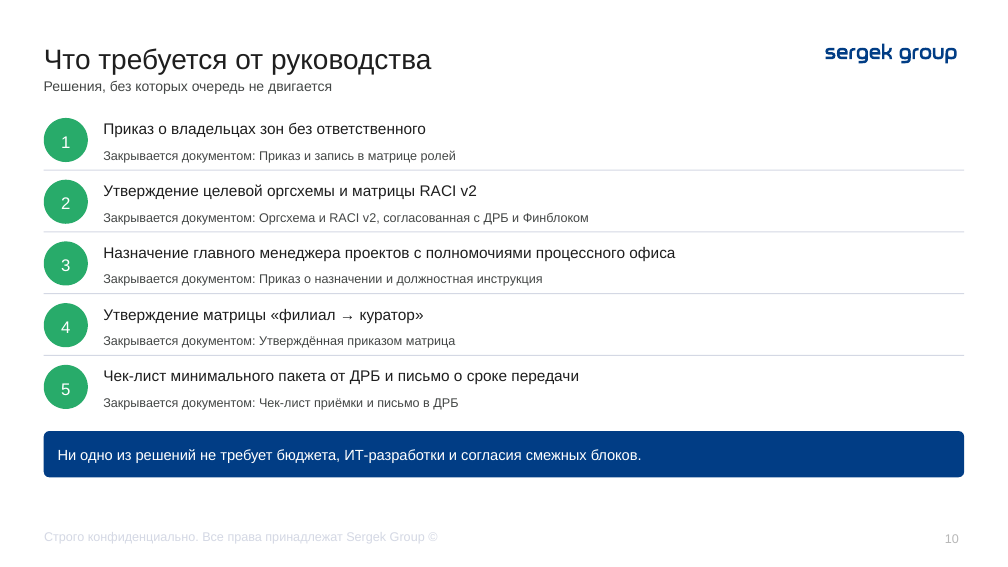
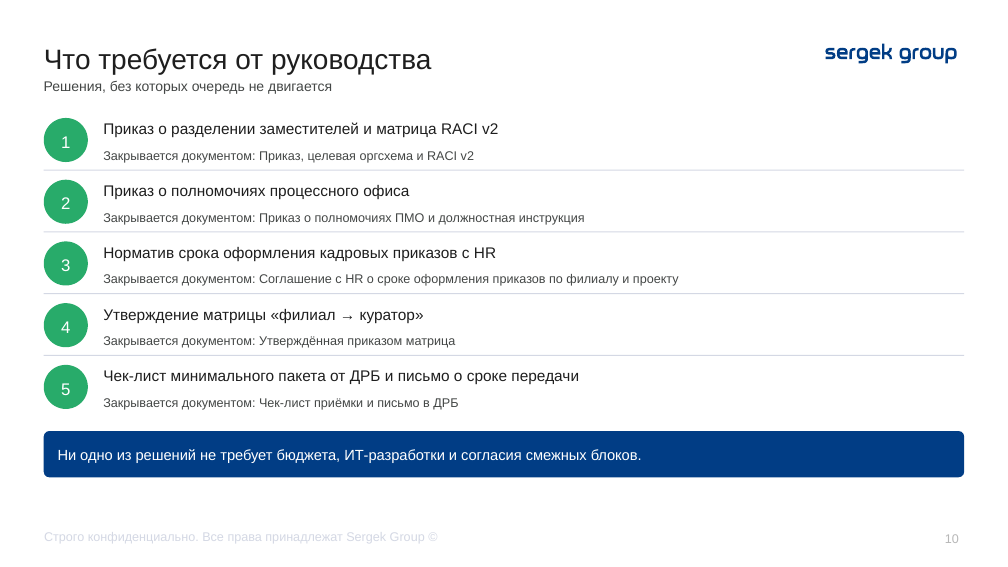
Before and after one commit to TemeshevProject/SG-DUP-Project, a slide deck: slide 10 of dup_project/02_Презентация/ДУП_Приоритеты_реинжиниринга_презентация.pptx. Drawn at 1008x567 pixels with LibreOffice and Linux fonts; fonts in the diff are those of the drawing. Boxes give left, top, right and bottom in pixels: in the first picture for what was removed or moved away, otherwise in the second. Text is boxed around its words. In the diff, an @@ line names an element or a change of style, - is before the commit and + after.

```diff
--- a/dup_project/02_Презентация/ДУП_Приоритеты_реинжиниринга_презентация.pptx
+++ b/dup_project/02_Презентация/ДУП_Приоритеты_реинжиниринга_презентация.pptx
@@ text at (x1=103, y1=122, x2=498, y2=137): text changed @@
-Приказ о владельцах зон без ответственного
+Приказ о разделении заместителей и матрица RACI v2
@@ text at (x1=103, y1=151, x2=474, y2=163): text changed @@
-Закрывается документом: Приказ и запись в матрице ролей
+Закрывается документом: Приказ, целевая оргсхема и RACI v2
@@ text at (x1=103, y1=185, x2=409, y2=199): text changed @@
-Утверждение целевой оргсхемы и матрицы RACI v2
+Приказ о полномочиях процессного офиса
@@ text at (x1=103, y1=213, x2=585, y2=225): text changed @@
-Закрывается документом: Оргсхема и RACI v2, согласованная с ДРБ и Финблоком
+Закрывается документом: Приказ о полномочиях ПМО и должностная инструкция
@@ text at (x1=103, y1=247, x2=496, y2=261): text changed @@
-Назначение главного менеджера проектов с полномочиями процессного офиса
+Норматив срока оформления кадровых приказов с HR
@@ text at (x1=103, y1=274, x2=679, y2=286): text changed @@
-Закрывается документом: Приказ о назначении и должностная инструкция
+Закрывается документом: Соглашение с HR о сроке оформления приказов по филиалу и проекту
```
Also in this commit, not shown: 7 other slides changed, 9 other files.
